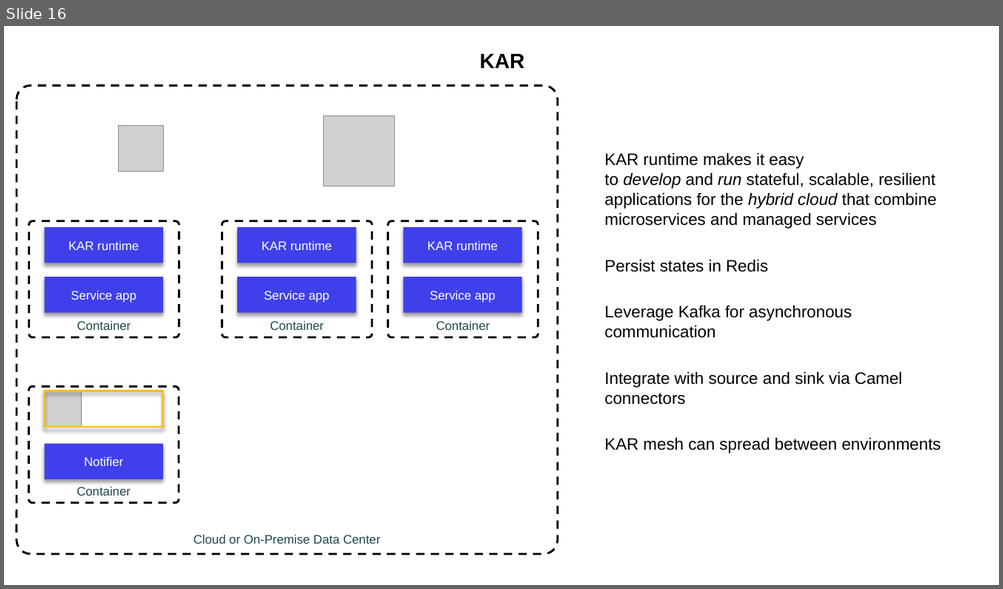
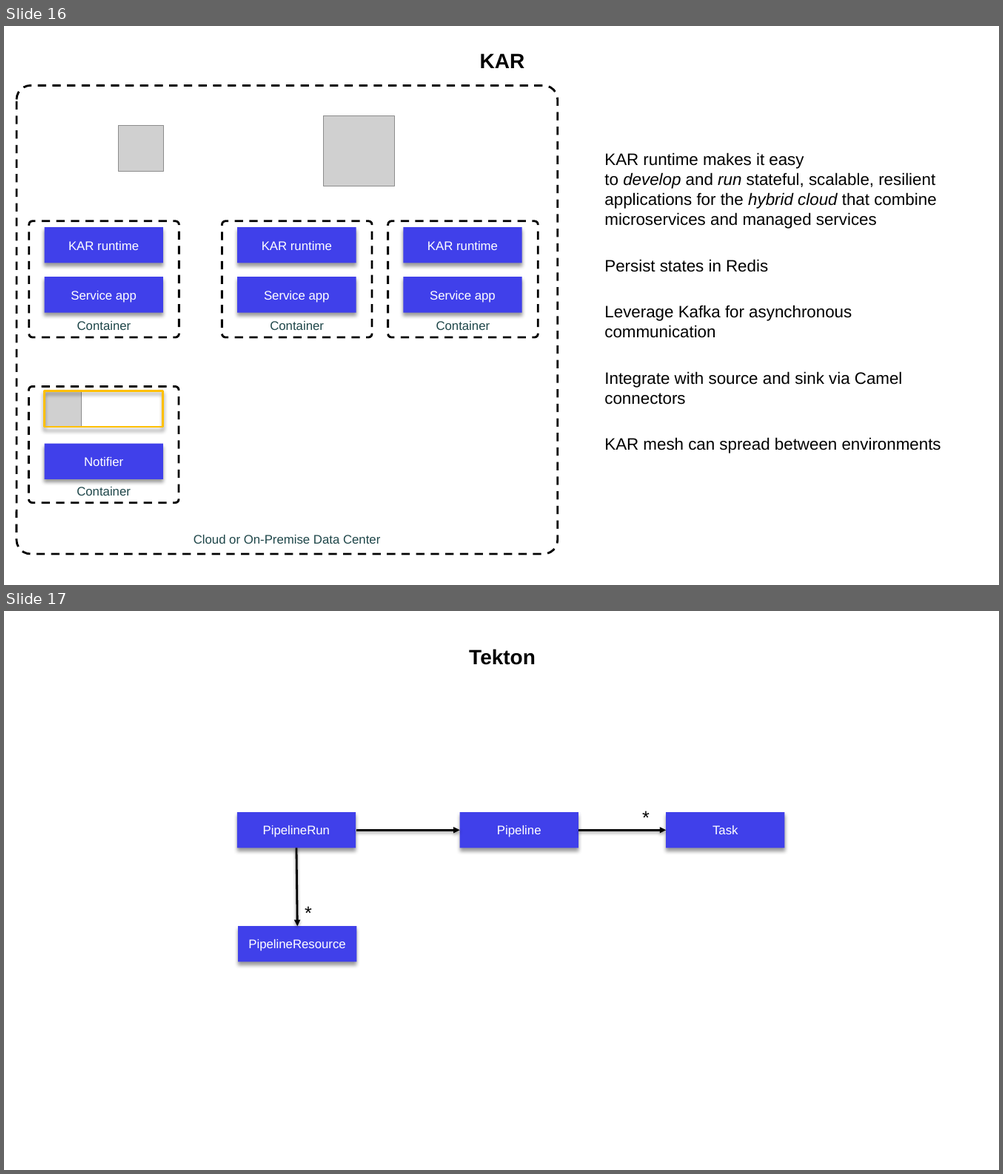
Before and after one commit to jbcodeforce/jbcodeforce.github.io, a slide deck: docs/Diagrams.pptx. Shown one above the other, each under a label of ours: slide 16 before the commit, slides 16 and 17 after it. The pictures are 1003x589 and 1003x1174 pixels, drawn with LibreOffice and Linux fonts; fonts in the diff are those of the drawing; grey boxes stand for pictures. Boxes give left, top, right and bottom in pixels: in the first picture for what was removed or moved away, otherwise in the second. Text is boxed around its words. In the diff, an @@ line names an element or a change of style, - is before the commit and + after.

```diff
--- a/docs/Diagrams.pptx
+++ b/docs/Diagrams.pptx
@@ slide 17 added at (4,611,999,1170), background #FFFFFF; not listed: 1 template element that a slide beside it also shows @@
@@ title added at (469,649,535,665), 20 pt, text #000000, bold @@
+Tekton
@@ text added at (634,802,657,832), 18 pt, text #000000 @@
+*
@@ rectangle added at (237,812,356,849), fill #4040EA, 12 pt, text #FFFFFF @@
+PipelineRun
@@ arrow added from (357, 830) to (460, 830), #000000 2 pt @@
@@ rectangle added at (460,812,578,849), fill #4040EA, 12 pt, text #FFFFFF @@
+Pipeline
@@ arrow added from (578, 830) to (666, 830), #000000 2 pt @@
@@ rectangle added at (666,812,785,849), fill #4040EA, 12 pt, text #FFFFFF @@
+Task
@@ arrow added from (296, 849) to (297, 926), #000000 2 pt @@
@@ text added at (297,897,319,927), 18 pt, text #000000 @@
+*
@@ rectangle added at (239,926,357,963), fill #4040EA, 12 pt, text #FFFFFF @@
+PipelineResource
```
Also in this commit, not shown: 2 other files.
